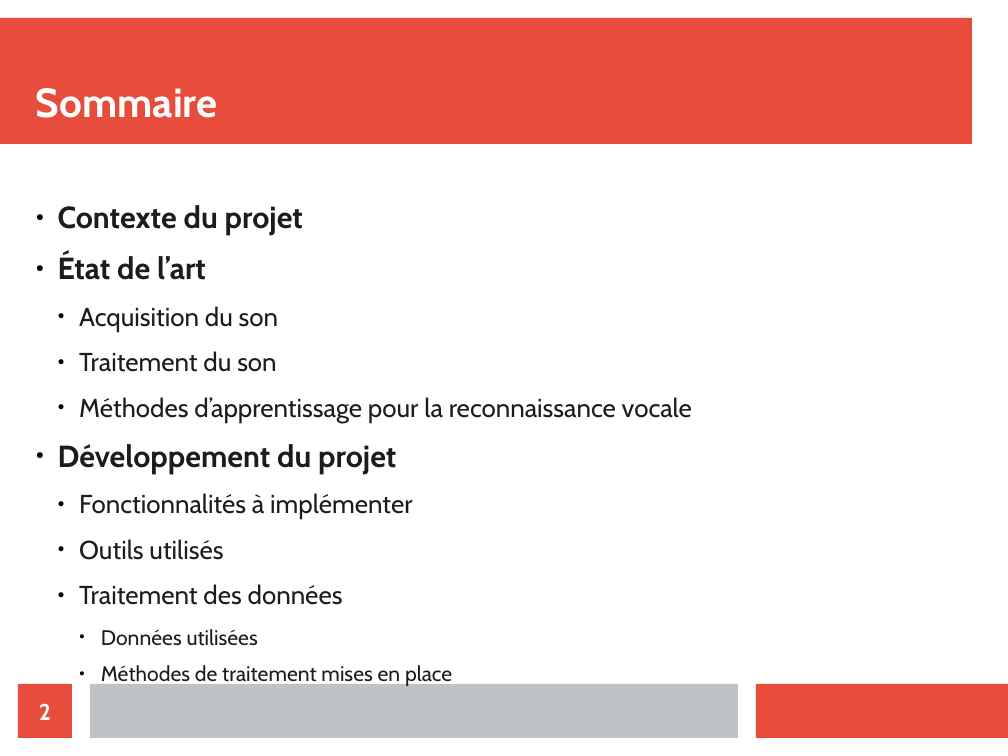
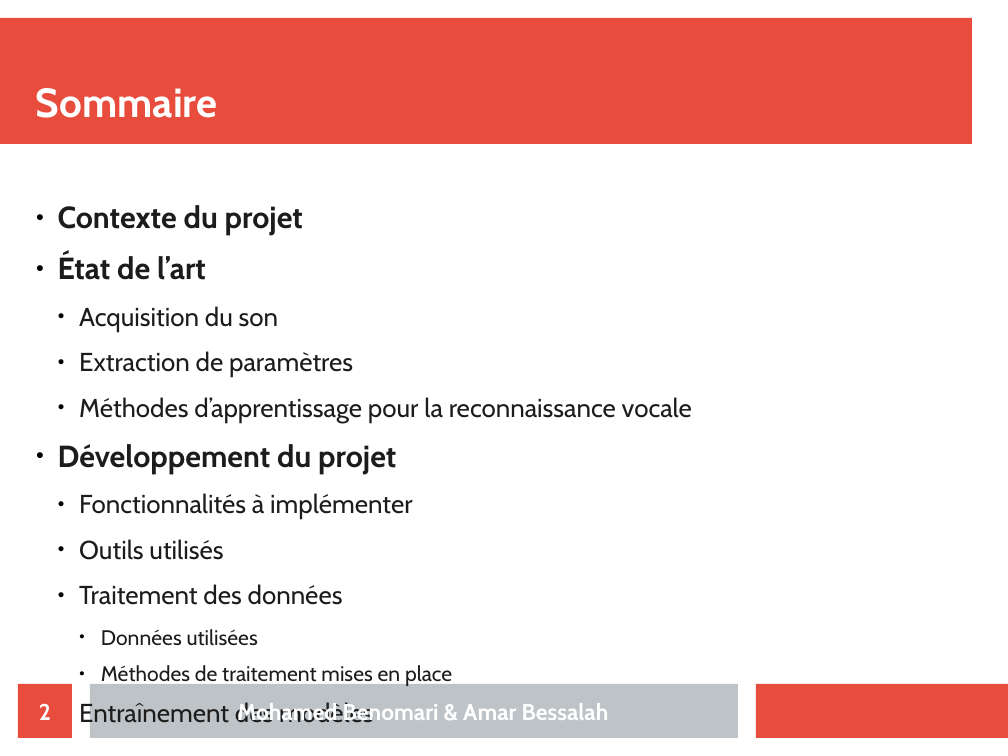
Before and after one commit to bessalahAmar/Speaker-Verification-paris8-, a slide deck: slide 2 of Presentation/diapo.odp. Drawn at 1008x756 pixels with LibreOffice and Linux fonts; fonts in the diff are those of the drawing. Boxes give left, top, right and bottom in pixels: in the first picture for what was removed or moved away, otherwise in the second. Text is boxed around its words. In the diff, an @@ line names an element or a change of style, - is before the commit and + after.

```diff
--- a/Presentation/diapo.odp
+++ b/Presentation/diapo.odp
@@ text at (x1=79, y1=351, x2=353, y2=377): text changed @@
-  ● Traitement du son
+  ● Extraction de paramètres
@@ text at (x1=79, y1=700, x2=374, y2=727): paragraph added @@
+  ● Entraînement des modèles
@@ text added at (x1=237, y1=702, x2=609, y2=723), 18 pt, text #FFFFFF, bold @@
+Mohamed Benomari & Amar Bessalah
```
Also in this commit, not shown: 3 other slides changed, 17 slides added, 1 slide removed, 9 other files.
